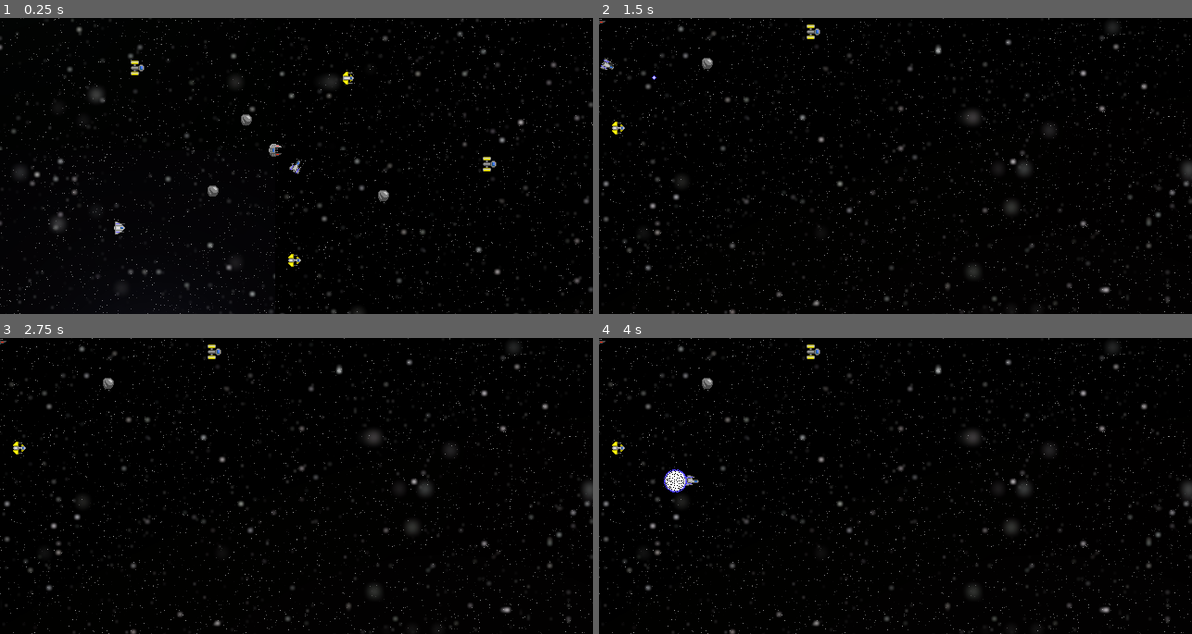
Above: before the commit, frames 1-4 (two rows, left to right).
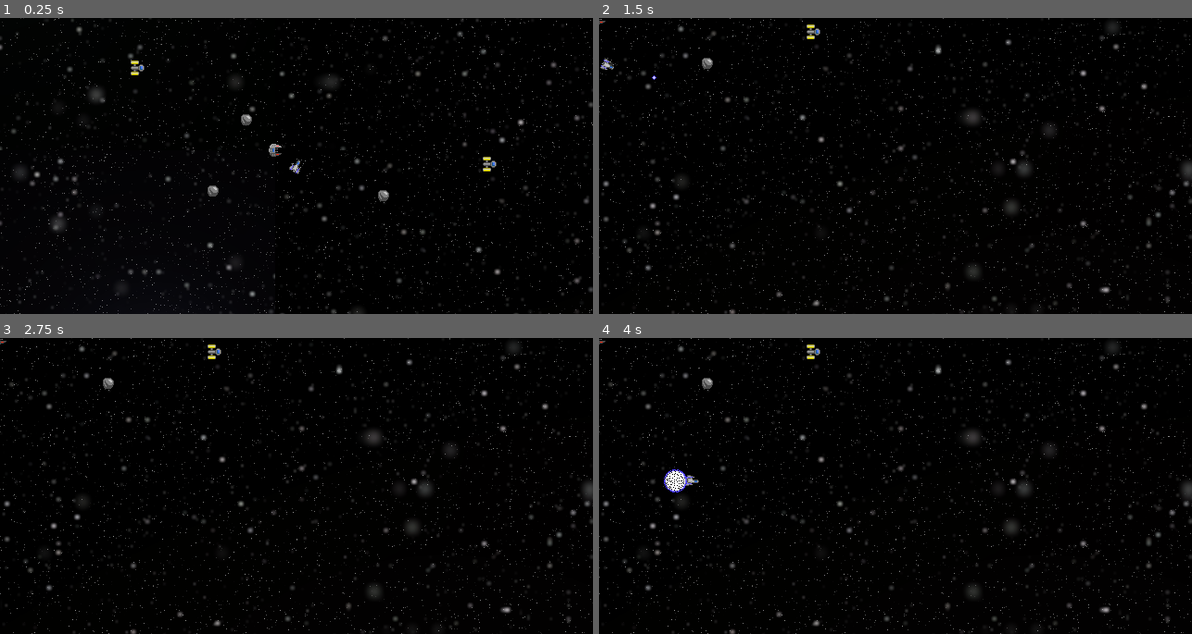
Above: after the commit, the same moments.

Repository: vYORKv/Sector-Flashpoint
Game: Godot game, scene res://Scenes/Game.tscn
Same seed, same stepped clock (60 frames per second), same inputs: the game is played once before the commit and once after it. Sound files missing from this copy of the repository are replaced by a short silence.
Inputs (mouse positions are in pixels of both pictures, inside the frame that each line leads up to):
- Up to frame 1 (0.25 s): no input
- Up to frame 2 (1.5 s): tap Enter (ui_accept) at 0.5, 0.77 s; move the mouse to (1025, 151) at 0.52 s; hold D (strafe_right) 0.53-1.28 s; hold F (combat_speed) 0.53-1.28 s; move the mouse to (776, 180) at 1.27 s; hold S (reverse) from 1.28 s (still down); click (776, 180) at 1.35 s
- Up to frame 3 (2.75 s): tap Enter (ui_accept) at 1.52 s; move the mouse to (355, 420) at 2.02 s; release S (reverse) at 2.03 s; hold D (strafe_right) from 2.03 s (still down); hold F (combat_speed) from 2.03 s (still down)
- Up to frame 4 (4 s): tap Enter (ui_accept) at 2.75, 3.02, 3.77 s; move the mouse to (865, 545) at 2.77 s; release D (strafe_right) at 2.78 s; release F (combat_speed) at 2.78 s; hold W (forward) 2.78-3.53 s; click (865, 545) at 2.85 s; move the mouse to (1073, 530) at 3.52 s; hold A (strafe_left) from 3.53 s (still down); hold F (combat_speed) from 3.53 s (still down)

The runs differ from the first frame. In frame 1, 0.2% of the frame differs, in the area x 19-60%, y 18-85%; in frame 2, less than 0.1%; in frame 3, less than 0.1%; in frame 4, less than 0.1%.
Error in both runs: Attempt to call function 'queue_free' in base 'null instance' on a null instance. (res://Scripts/Player.gd:124)

Commit message:
Created detection radius on ship scene
+Added DetectionRadius Area2D to ship.tscn. +Connected signal to ships entering detection radius. +Signal function also prints entering ships alliance.

Diff:
--- a/Scenes/Actors/Ship.tscn
+++ b/Scenes/Actors/Ship.tscn
@@ -18,14 +18,14 @@
 
 [sub_resource type="SpriteFrames" id=2]
 animations = [ {
+"frames": [ ExtResource( 11 ), ExtResource( 8 ), ExtResource( 6 ) ],
+"loop": true,
+"name": "blue",
+"speed": 12.0
+}, {
 "frames": [ ExtResource( 10 ), ExtResource( 13 ), ExtResource( 5 ) ],
 "loop": true,
 "name": "green",
-"speed": 12.0
-}, {
-"frames": [ ExtResource( 11 ), ExtResource( 8 ), ExtResource( 6 ) ],
-"loop": true,
-"name": "blue",
 "speed": 12.0
 }, {
 "frames": [ ExtResource( 3 ), ExtResource( 2 ), ExtResource( 1 ) ],
@@ -40,6 +40,8 @@
 } ]
 
 [sub_resource type="RectangleShape2D" id=3]
+
+[sub_resource type="CircleShape2D" id=4]
 
 [node name="Ship" type="KinematicBody2D"]
 script = ExtResource( 4 )
@@ -75,4 +77,11 @@
 scale = Vector2( 3, 1.5 )
 shape = SubResource( 3 )
 
+[node name="DetectionRadius" type="Area2D" parent="."]
+scale = Vector2( 32, 32 )
+
+[node name="CollisionShape2D" type="CollisionShape2D" parent="DetectionRadius"]
+shape = SubResource( 4 )
+
 [connection signal="animation_finished" from="Shield" to="." method="_on_Shield_animation_finished"]
+[connection signal="area_entered" from="DetectionRadius" to="." method="_on_DetectionRadius_area_entered"]
--- a/Scenes/Objects/Bullet.tscn
+++ b/Scenes/Objects/Bullet.tscn
@@ -19,7 +19,7 @@
 shape = SubResource( 1 )
 
 [node name="Hitbox" type="Area2D" parent="."]
-collision_layer = 6
+collision_layer = 0
 collision_mask = 6
 
 [node name="CollisionShape2D" type="CollisionShape2D" parent="Hitbox"]
--- a/Scripts/GameLaunch.gd
+++ b/Scripts/GameLaunch.gd
@@ -32,10 +32,10 @@
 	design_ship.position = SS1.global_position
 	Input.set_custom_mouse_cursor(CROSSHAIR)
 
-	ShipSpawner("fighter", "yellow", SS2.global_position)
-	ShipSpawner("frigate", "yellow", SS3.global_position)
+#	ShipSpawner("fighter", "yellow", SS2.global_position)
+#	ShipSpawner("frigate", "yellow", SS3.global_position)
 	ShipSpawner("bomber", "yellow", SS4.global_position)
-	ShipSpawner("bomber", "blue", SS5.global_position)
+#	ShipSpawner("bomber", "blue", SS5.global_position)
 
 func ShipSpawner(type, alliance, spawn):
 	var ship = SHIP.instance()
--- a/Scripts/Ship.gd
+++ b/Scripts/Ship.gd
@@ -131,3 +131,8 @@
 			ShipPolygon.set_polygon(ybo_poly)
 			HurtPolygon.set_polygon(ybo_poly)
 			ShipSprite.set_texture(YELLOW_BOMBER)
+
+func _on_DetectionRadius_area_entered(area):
+	print("detected")
+	var detected = area.get_parent()
+	print(detected.alliance)
Not shown: 1 places in Scenes/Actors/Ship.tscn that only renumber resources
